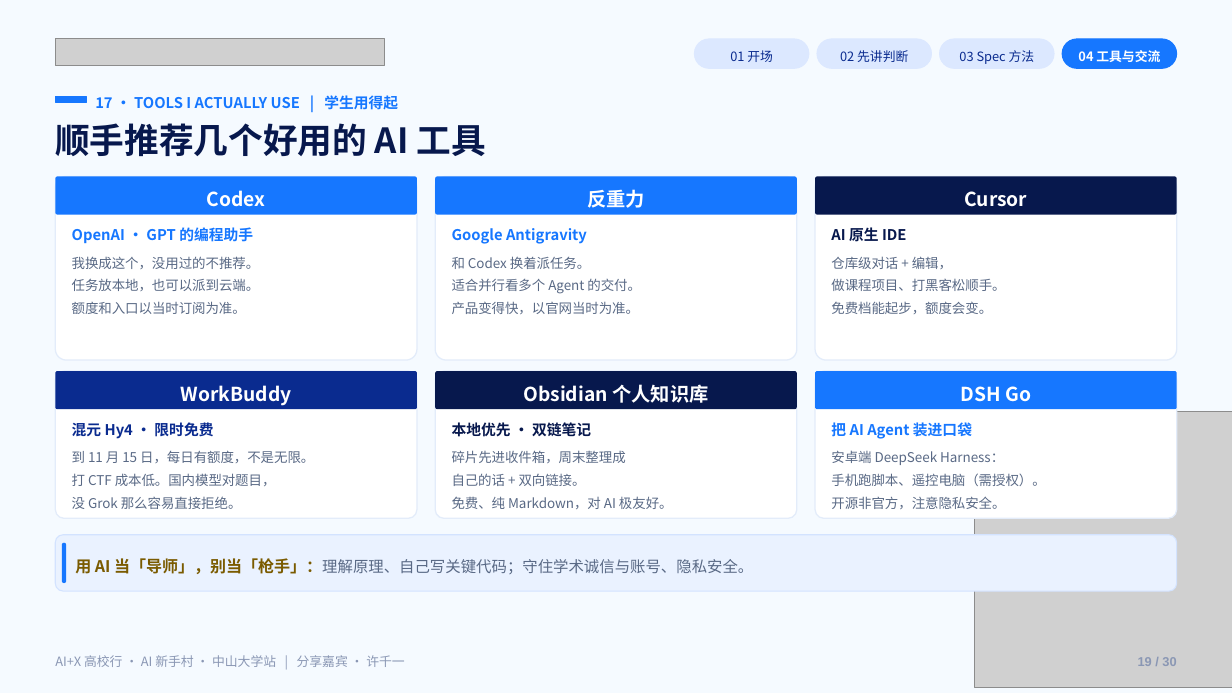
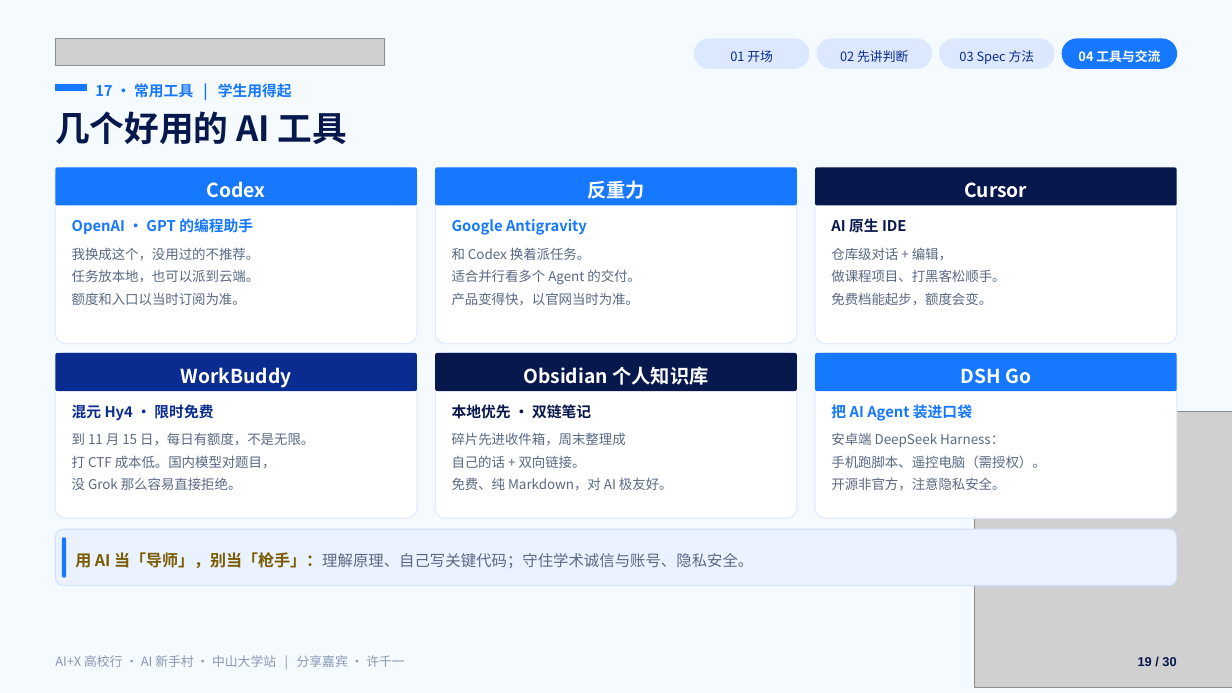
Before and after one commit to Frocir/aix-talk, a slide deck: slide 19 of aix-talk-26pages.pptx. Drawn at 1232x693 pixels with LibreOffice and Linux fonts; fonts in the diff are those of the drawing; grey boxes stand for pictures. Boxes give left, top, right and bottom in pixels: in the first picture for what was removed or moved away, otherwise in the second. Text is boxed around its words. In the diff, an @@ line names an element or a change of style, - is before the commit and + after.

```diff
--- a/aix-talk-26pages.pptx
+++ b/aix-talk-26pages.pptx
@@ 6 texts, 3 rounded rectangles, 1 rectangle: place and size @@
-6 texts, 3 rounded rectangles, 1 rectangle at [55, 97, 1177, 244]
+6 texts, 3 rounded rectangles, 1 rectangle at [55, 85, 1177, 235]
@@ text at [95, 83, 292, 98]: text changed @@
-17 · TOOLS I ACTUALLY USE | 学生用得起
+17 · 常用工具 | 学生用得起
@@ text at [55, 111, 347, 144]: text changed @@
-顺手推荐几个好用的 AI 工具
+几个好用的 AI 工具
@@ rounded rectangle: place and size @@
-rounded rectangle at [55, 177, 417, 360]
+rounded rectangle at [55, 167, 417, 344]
@@ rounded rectangle: place and size @@
-rounded rectangle at [435, 177, 797, 360]
+rounded rectangle at [435, 167, 797, 344]
@@ rounded rectangle: place and size @@
-rounded rectangle at [815, 177, 1177, 360]
+rounded rectangle at [815, 167, 1177, 344]
@@ text "我换成这个，没用过的不推荐。": place and size @@
-text "我换成这个，没用过的不推荐。" at [72, 256, 260, 314]
+text "我换成这个，没用过的不推荐。" at [72, 247, 260, 305]
@@ text "和 Codex 换着派任务。": place and size @@
-text "和 Codex 换着派任务。" at [452, 256, 641, 314]
+text "和 Codex 换着派任务。" at [452, 247, 641, 305]
@@ text "仓库级对话 + 编辑，": place and size @@
-text "仓库级对话 + 编辑，" at [831, 256, 1005, 314]
+text "仓库级对话 + 编辑，" at [831, 247, 1005, 305]
@@ rounded rectangle: place and size @@
-rounded rectangle at [55, 372, 417, 518]
+rounded rectangle at [55, 353, 417, 518]
@@ rounded rectangle: place and size @@
-rounded rectangle at [435, 372, 797, 518]
+rounded rectangle at [435, 353, 797, 518]
@@ 6 texts, 3 rounded rectangles: place and size @@
-6 texts, 3 rounded rectangles at [55, 372, 1177, 439]
+6 texts, 3 rounded rectangles at [55, 353, 1177, 421]
@@ rounded rectangle: place and size @@
-rounded rectangle at [815, 372, 1177, 518]
+rounded rectangle at [815, 353, 1177, 518]
@@ text "到 11 月 15 日，每日有额度，不是无限。": place and size @@
-text "到 11 月 15 日，每日有额度，不是无限。" at [72, 450, 314, 509]
+text "到 11 月 15 日，每日有额度，不是无限。" at [72, 432, 314, 490]
@@ text "碎片先进收件箱，周末整理成": place and size @@
-text "碎片先进收件箱，周末整理成" at [452, 450, 673, 509]
+text "碎片先进收件箱，周末整理成" at [452, 432, 673, 490]
@@ text "安卓端 DeepSeek Harness：": place and size @@
-text "安卓端 DeepSeek Harness：" at [831, 450, 1045, 509]
+text "安卓端 DeepSeek Harness：" at [831, 432, 1045, 490]
@@ 2 rounded rectangles, 1 text: place and size @@
-2 rounded rectangles, 1 text at [55, 535, 1177, 592]
+2 rounded rectangles, 1 text at [55, 530, 1177, 586]
@@ text "19 / 30" at [1138, 657, 1176, 666]: text colour #8A97B4 to #07184D @@
```
Also in this commit, not shown: 28 other slides changed, 31 other files.
